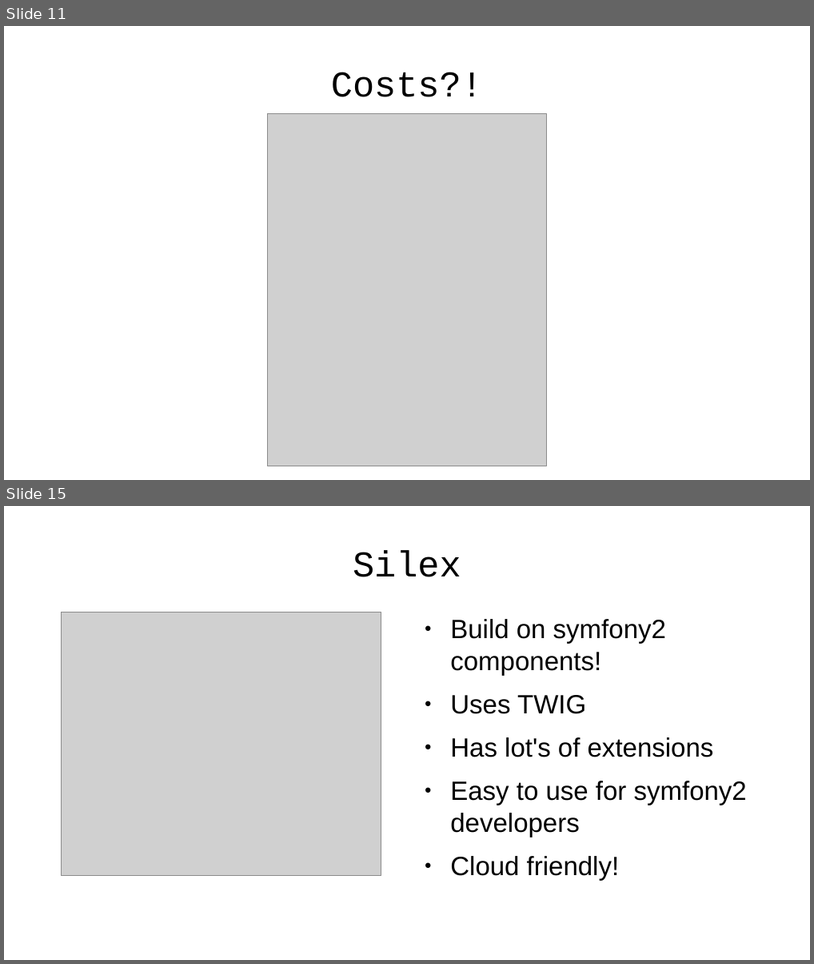
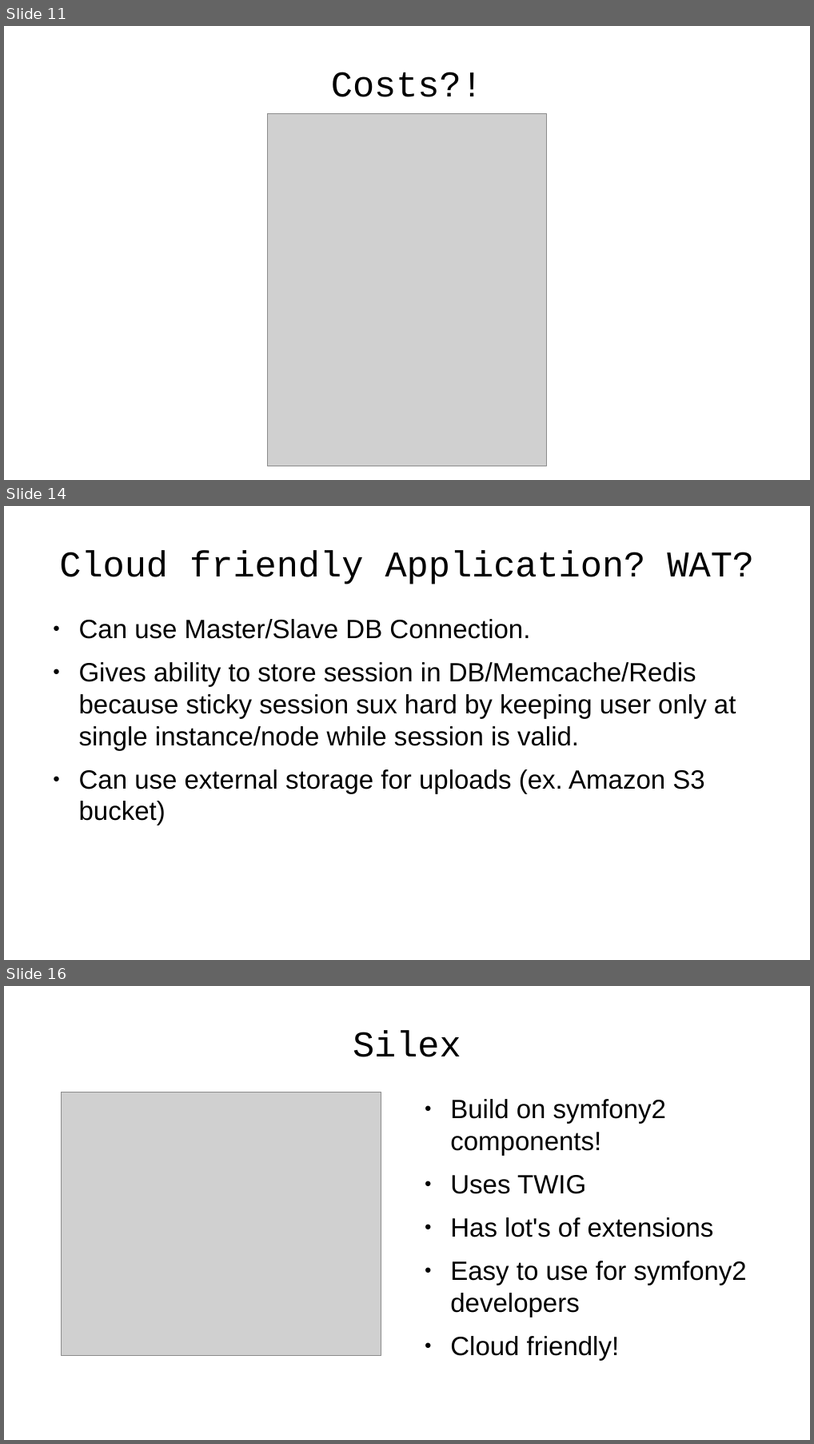
Before and after one commit to emgiezet/meetphp-8, a slide deck: presentation/presentation.odp. Shown one above the other, each under a label of ours: slides 11 and 15 before the commit, slides 11, 14 and 16 after it; the slides between them are not shown. The pictures are 814x964 and 814x1444 pixels, drawn with LibreOffice and Linux fonts; fonts in the diff are those of the drawing; grey boxes stand for pictures; background and template pictures are left out. Boxes give left, top, right and bottom in pixels: in the first picture for what was removed or moved away, otherwise in the second. Text is boxed around its words. In the diff, an @@ line names an element or a change of style, - is before the commit and + after.

```diff
--- a/presentation/presentation.odp
+++ b/presentation/presentation.odp
@@ slide 14 added at (4, 506, 810, 960), background picture (left out) @@
@@ title added at (59, 550, 754, 584), 35.7 pt, text #000000 @@
+Cloud friendly Application? WAT?
@@ text added at (79, 619, 736, 825), 26 pt, text #000000 @@
+● Can use Master/Slave DB Connection.
+● Gives ability to store session in DB/Memcache/Redis because sticky session sux hard by keeping user only at single instance/node while session is valid.
+● Can use external storage for uploads (ex. Amazon S3 bucket)
@@ what was slide 15 is now slide 16 @@
```
Also in this commit, not shown: 11 slides changed, 3 other slides added, 2 slides removed, 52 other files.
